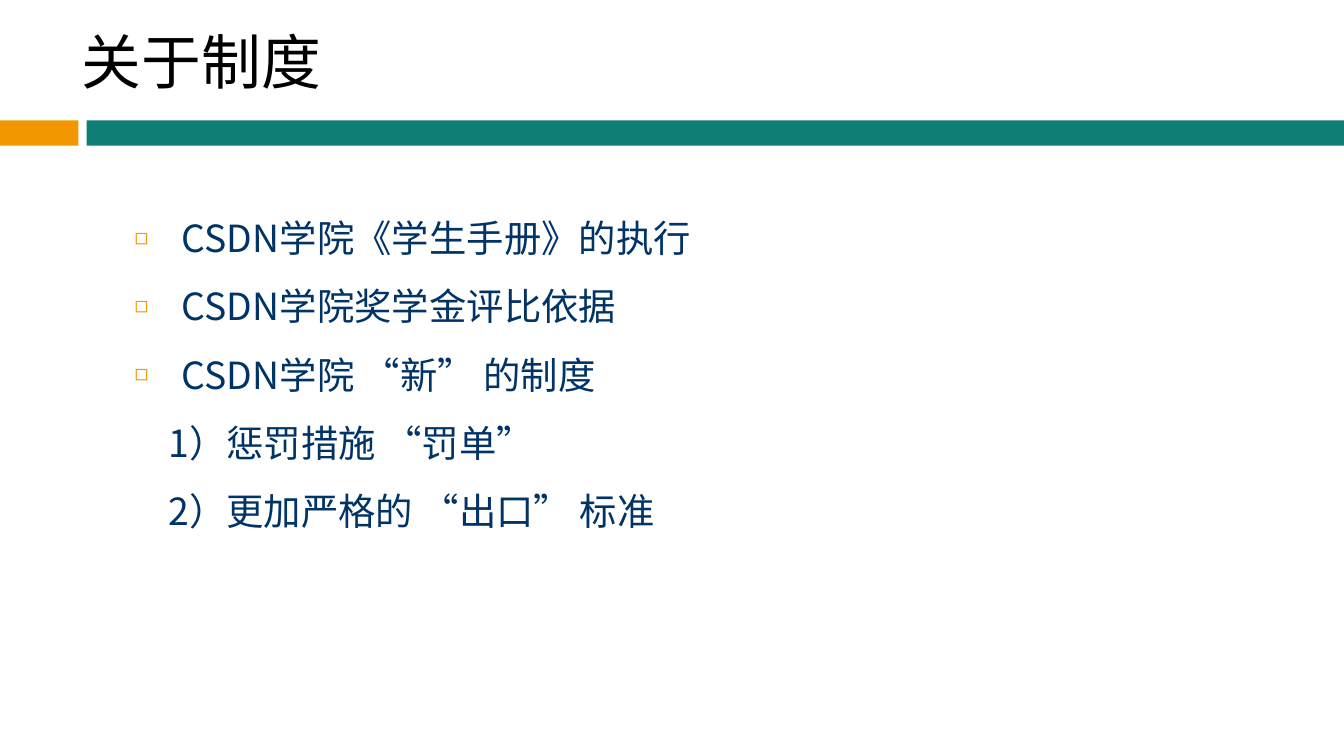
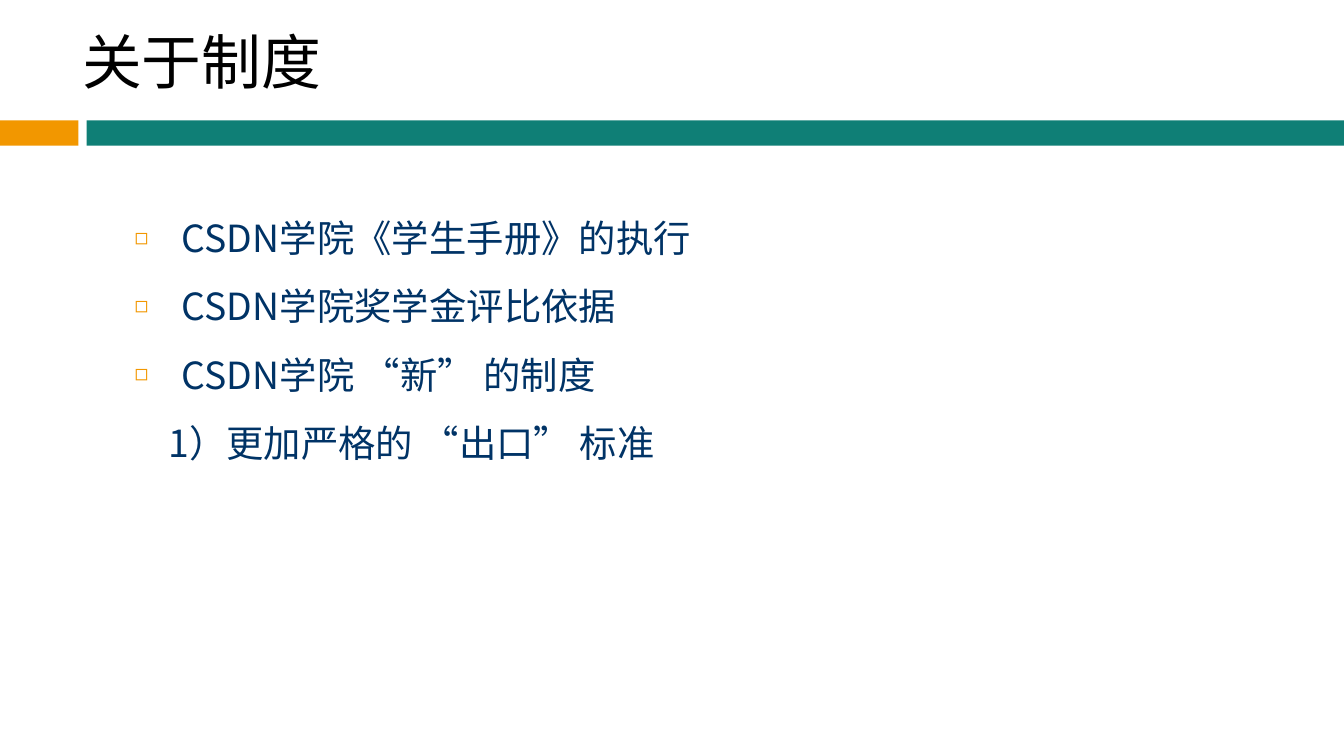
Before and after one commit to hbsiteam/Teaching2013, a slide deck: slide 6 of 3G/MySQL数据库/MySQL_PPT_1.0.0/MySQL-chapter-1-v1.0.0.ppt. Drawn at 1344x756 pixels with LibreOffice and Linux fonts; fonts in the diff are those of the drawing; background and template pictures are left out. Boxes give left, top, right and bottom in pixels: in the first picture for what was removed or moved away, otherwise in the second. Text is boxed around its words. In the diff, an @@ line names an element or a change of style, - is before the commit and + after.

```diff
--- a/3G/MySQL数据库/MySQL_PPT_1.0.0/MySQL-chapter-1-v1.0.0.ppt
+++ b/3G/MySQL数据库/MySQL_PPT_1.0.0/MySQL-chapter-1-v1.0.0.ppt
@@ text at bbox=[168, 425, 655, 461]: text changed @@
-1）惩罚措施 “罚单”
-2）更加严格的 “出口” 标准
+1）更加严格的 “出口” 标准
```
Also in this commit, not shown: 15 other slides changed, 1 slide added, 4 other files.
